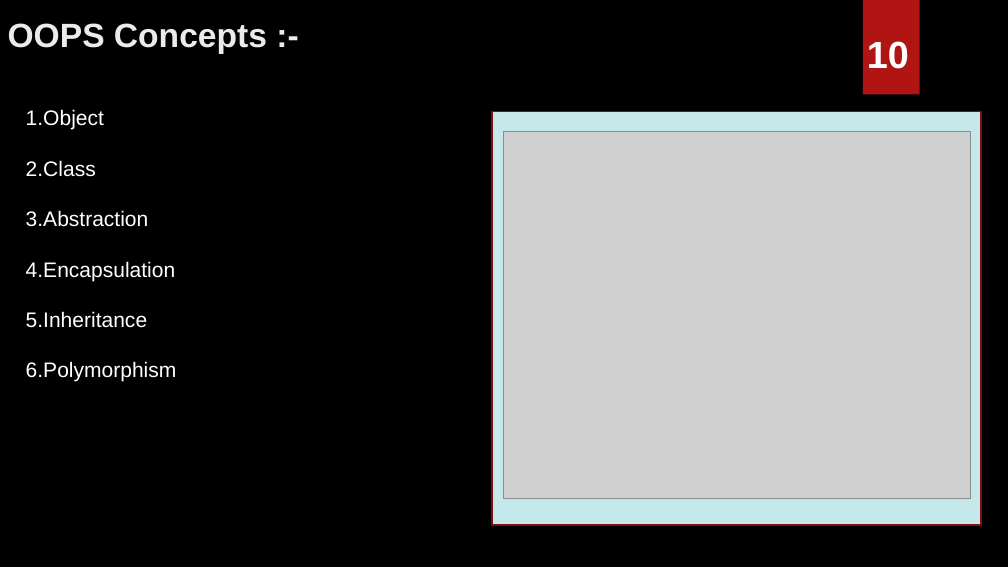
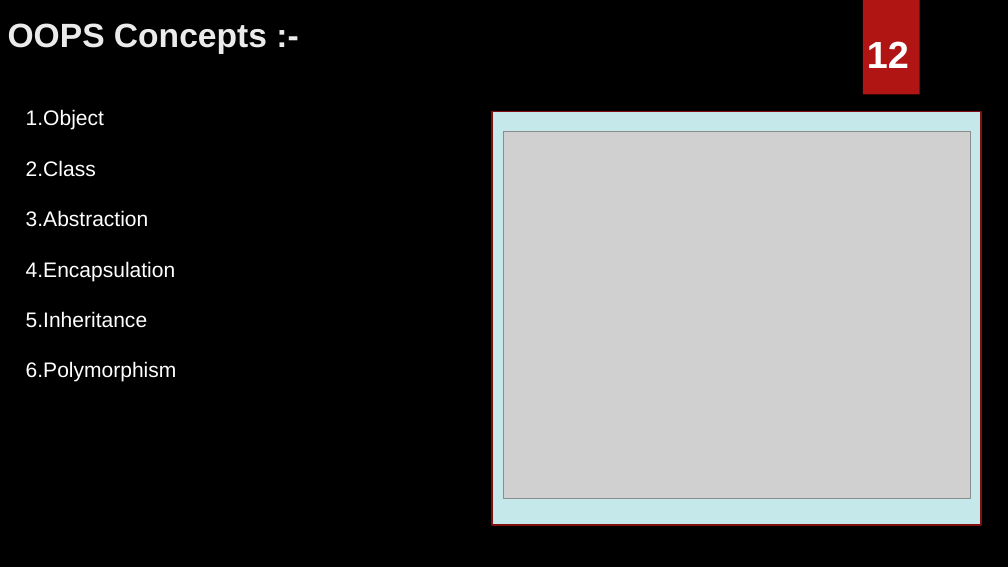
Before and after one commit to MeghaM-A/Java, a slide deck: slide 13 of Java.pptx. Drawn at 1008x567 pixels with LibreOffice and Linux fonts; fonts in the diff are those of the drawing; grey boxes stand for pictures; background and template pictures are left out. Boxes give left, top, right and bottom in pixels: in the first picture for what was removed or moved away, otherwise in the second. Text is boxed around its words. In the diff, an @@ line names an element or a change of style, - is before the commit and + after.

```diff
--- a/Java.pptx
+++ b/Java.pptx
@@ text at [867, 41, 909, 68]: text changed @@
-10
+12
```
Also in this commit, not shown: 11 other slides changed, 8 slides added.
